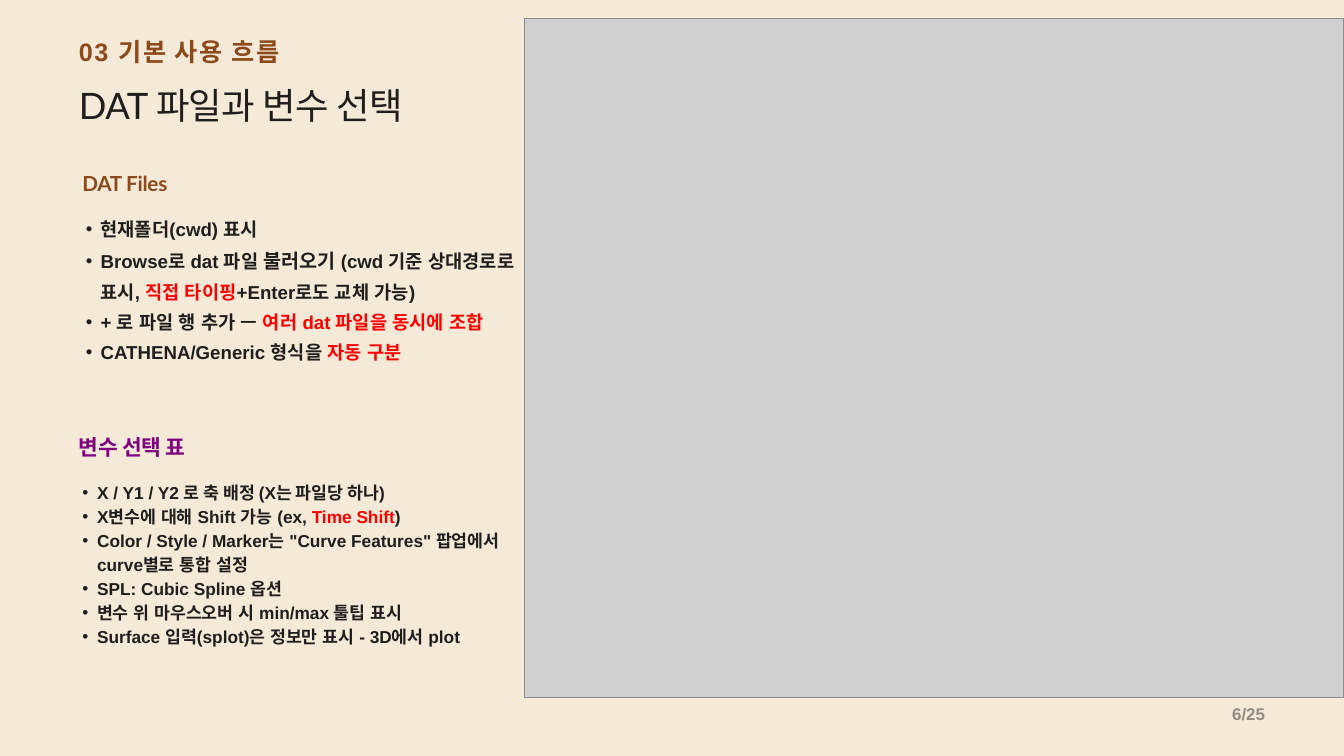
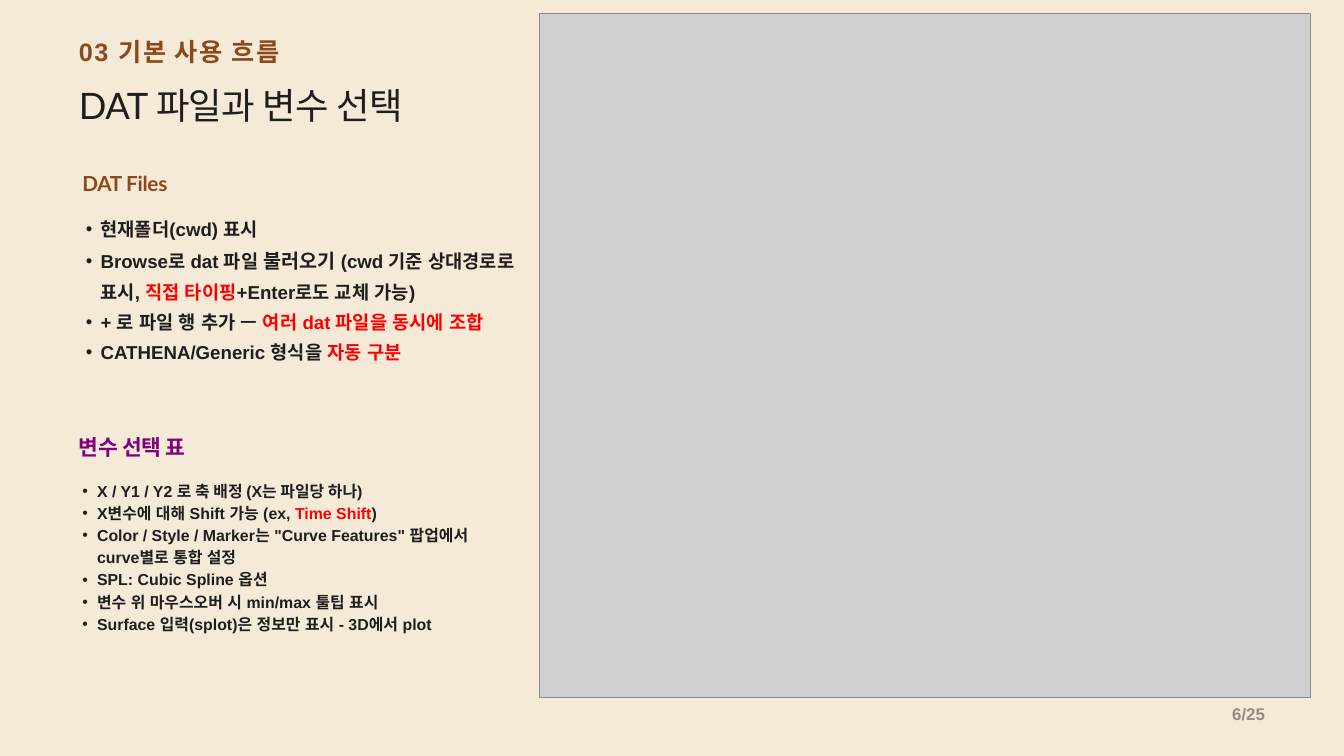
Before and after one commit to CWKIM113/CathPlot_Pub, a slide deck: slide 6 of CathPlot_발표.pptx. Drawn at 1344x756 pixels with LibreOffice and Linux fonts; fonts in the diff are those of the drawing; grey boxes stand for pictures. Boxes give left, top, right and bottom in pixels: in the first picture for what was removed or moved away, otherwise in the second. Text is boxed around its words. In the diff, an @@ line names an element or a change of style, - is before the commit and + after.

```diff
--- a/CathPlot_발표.pptx
+++ b/CathPlot_발표.pptx
@@ picture: place and size @@
-picture at [524, 19, 1343, 698]
+picture at [539, 13, 1310, 697]
@@ text "X / Y1 / Y2 ..." at [97, 483, 468, 634]: size 18.5 to 17 pt @@
```
Also in this commit, not shown: 18 other slides changed, 1 other file.
